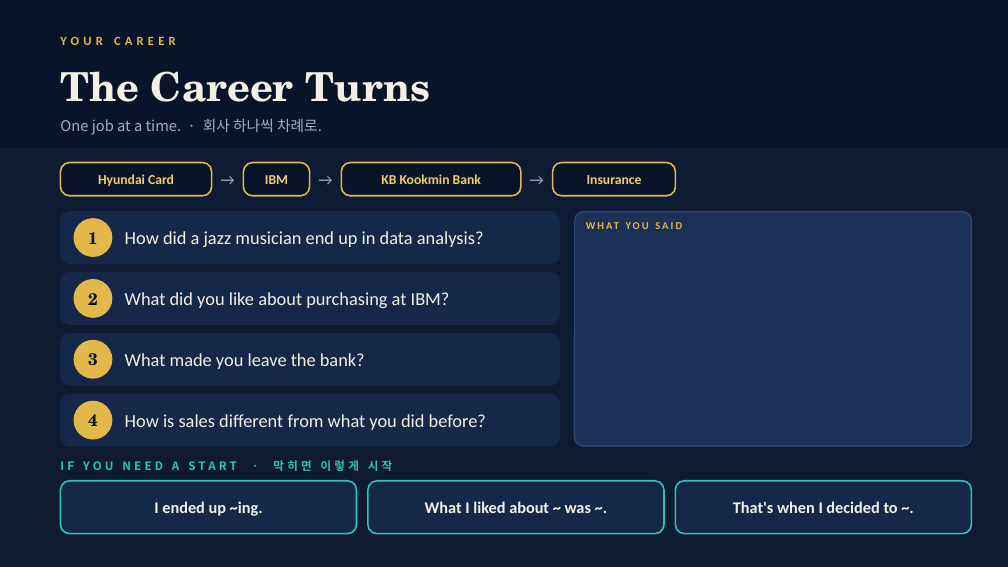
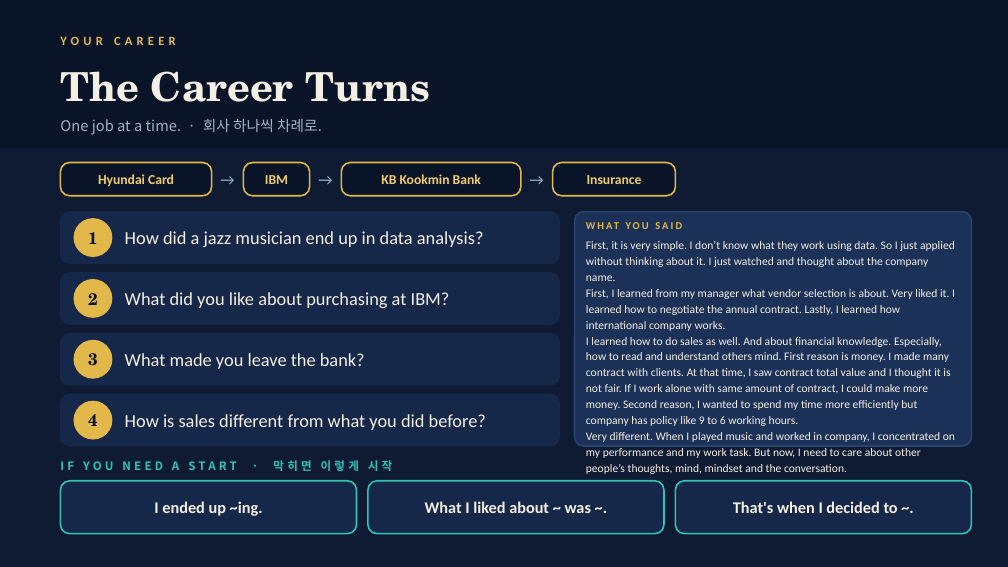
Before and after one commit to briankim-84/dea-m8q3, a slide deck: slide 3 of sungjin-m2x9/Sungjin_Class1_Your_Story_In_English.pptx. Drawn at 1008x567 pixels with LibreOffice and Linux fonts; fonts in the diff are those of the drawing. Boxes give left, top, right and bottom in pixels: in the first picture for what was removed or moved away, otherwise in the second. Text is boxed around its words. In the diff, an @@ line names an element or a change of style, - is before the commit and + after.

```diff
--- a/sungjin-m2x9/Sungjin_Class1_Your_Story_In_English.pptx
+++ b/sungjin-m2x9/Sungjin_Class1_Your_Story_In_English.pptx
@@ text added at (586, 241, 955, 474), 11 pt, text #F4EFE4 @@
+First, it is very simple. I don’t know what they work using data. So I just applied without thinking about it. I just watched and thought about the company name.
+First, I learned from my manager what vendor selection is about. Very liked it. I learned how to negotiate the annual contract. Lastly, I learned how international company works.
+I learned how to do sales as well. And about financial knowledge. Especially, how to read and understand others mind. First reason is money. I made many contract with clients. At that time, I saw contract total value and I thought it is not fair. If I work alone with same amount of contract, I could make more money. Second reason, I wanted to spend my time more efficiently but company has policy like 9 to 6 working hours.
+Very different. When I played music and worked in company, I concentrated on my performance and my work task. But now, I need to care about other people’s thoughts, mind, mindset and the conversation.
```
Also in this commit, not shown: 1 other slide changed, 14 other files.
